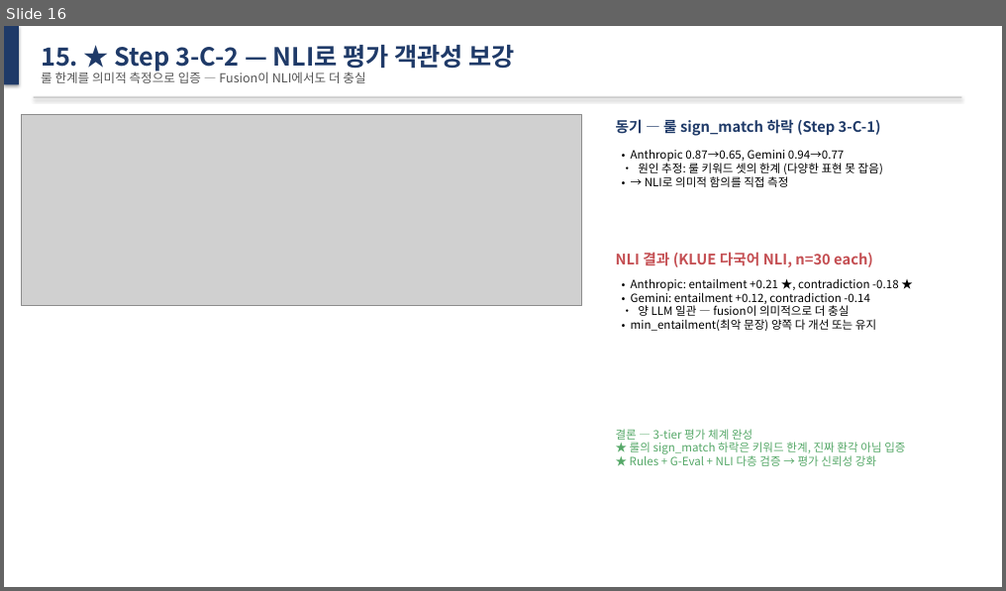
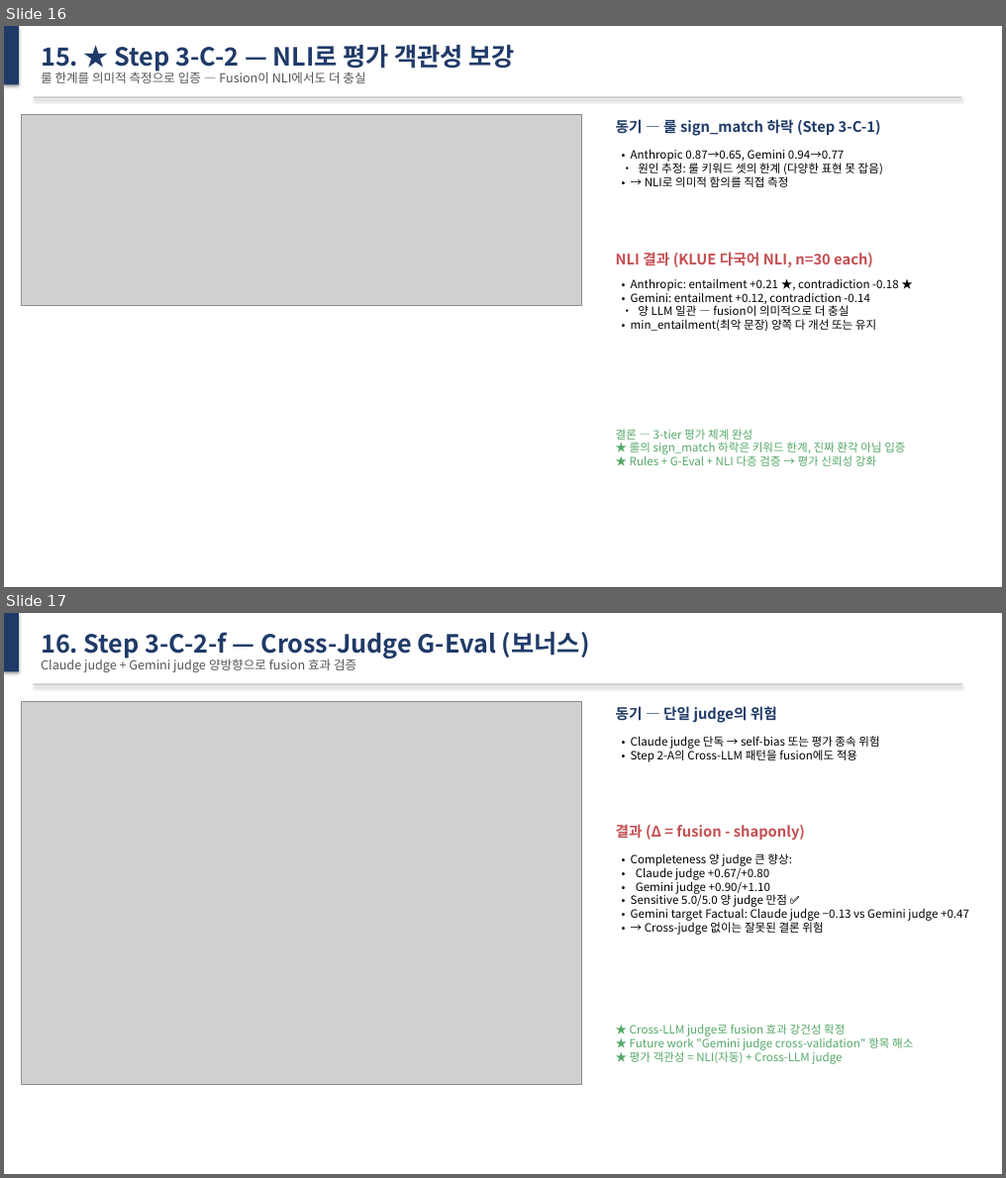
Before and after one commit to Tim-Green0/tabnet-xai-rag-credit, a slide deck: paper/midterm_slides.pptx. Shown one above the other, each under a label of ours: slide 16 before the commit, slides 16 and 17 after it. The pictures are 1006x591 and 1006x1178 pixels, drawn with LibreOffice and Linux fonts; fonts in the diff are those of the drawing; grey boxes stand for pictures. Boxes give left, top, right and bottom in pixels: in the first picture for what was removed or moved away, otherwise in the second. Text is boxed around its words. In the diff, an @@ line names an element or a change of style, - is before the commit and + after.

```diff
--- a/paper/midterm_slides.pptx
+++ b/paper/midterm_slides.pptx
@@ slide 17 added at box(4, 613, 1002, 1174), background #FFFFFF @@
@@ rectangle added at box(4, 613, 19, 672), fill #1F3A68 @@
@@ text added at box(41, 632, 590, 661), 24 pt, text #1F3A68, bold @@
+16. Step 3-C-2-f — Cross-Judge G-Eval (보너스)
@@ text added at box(41, 659, 356, 672), 12 pt, text #555555 @@
+Claude judge + Gemini judge 양방향으로 fusion 효과 검증
@@ picture added at box(22, 701, 582, 1084) @@
@@ rectangle added at box(33, 683, 961, 685), fill #CCCCCC @@
@@ text added at box(616, 706, 777, 723), 14 pt, text #1F3A68, bold @@
+동기 — 단일 judge의 위험
@@ text added at box(631, 736, 879, 762), 11 pt, text #000000 @@
+• Claude judge 단독 → self-bias 또는 평가 종속 위험
+• Step 2-A의 Cross-LLM 패턴을 fusion에도 적용
@@ text added at box(616, 824, 805, 841), 14 pt, text #C44E52, bold @@
+결과 (Δ = fusion - shaponly)
@@ text added at box(631, 854, 969, 935), 11 pt, text #000000 @@
+• Completeness 양 judge 큰 향상:
+• Claude judge +0.67/+0.80
+• Gemini judge +0.90/+1.10
+• Sensitive 5.0/5.0 양 judge 만점 ✅
+• Gemini target Factual: Claude judge −0.13 vs Gemini judge +0.47
+• → Cross-judge 없이는 잘못된 결론 위험
@@ text added at box(630, 1024, 913, 1064), 11 pt, text #55A868 @@
+★ Cross-LLM judge로 fusion 효과 강건성 확정
+★ Future work "Gemini judge cross-validation" 항목 해소
+★ 평가 객관성 = NLI(자동) + Cross-LLM judge
```
Also in this commit, not shown: 2 slides changed, 5 other files.
